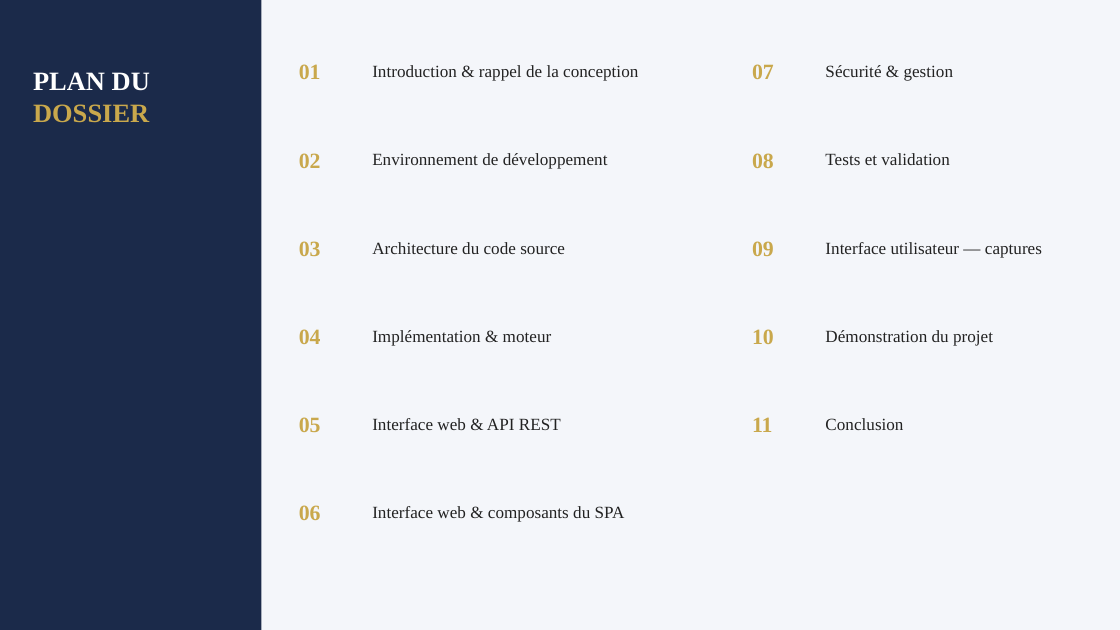
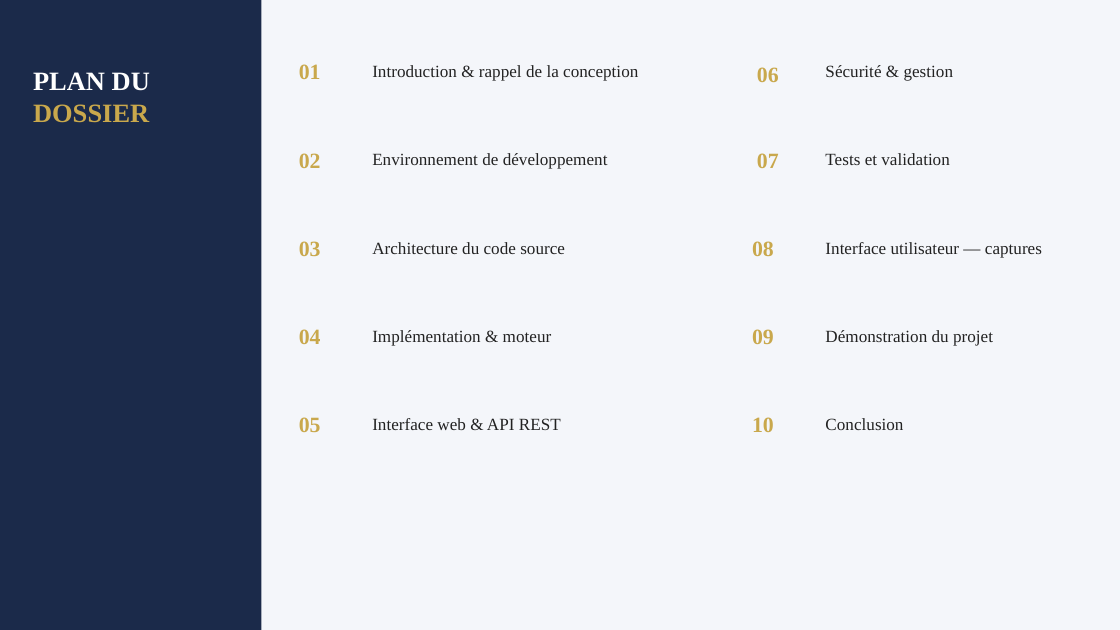
Before and after one commit to OpenSecureFoundation/Web-AppArmor-Manager, a slide deck: slide 2 of Dossier_de_Realisation_AppArmor.pptx. Drawn at 1120x630 pixels with LibreOffice and Linux fonts; fonts in the diff are those of the drawing. Boxes give left, top, right and bottom in pixels: in the first picture for what was removed or moved away, otherwise in the second. Text is boxed around its words. In the diff, an @@ line names an element or a change of style, - is before the commit and + after.

```diff
--- a/Dossier_de_Realisation_AppArmor.pptx
+++ b/Dossier_de_Realisation_AppArmor.pptx
@@ text "06": place and size @@
-text "06" at (299,505,321,520)
+text "06" at (757,67,779,82)
@@ text "07": place and size @@
-text "07" at (752,64,774,79)
+text "07" at (757,153,779,168)
@@ text "08": place and size @@
-text "08" at (752,153,774,168)
+text "08" at (752,241,774,256)
@@ text "09": place and size @@
-text "09" at (752,241,774,256)
+text "09" at (752,329,774,344)
@@ text "10": place and size @@
-text "10" at (752,329,774,344)
+text "10" at (752,417,774,432)
@@ text removed at (752,417,773,432) @@
-11
@@ text removed at (372,506,625,522) @@
-Interface web & composants du SPA
```
Also in this commit, not shown: 4 other slides changed, 1 slide added, 5 slides removed.
